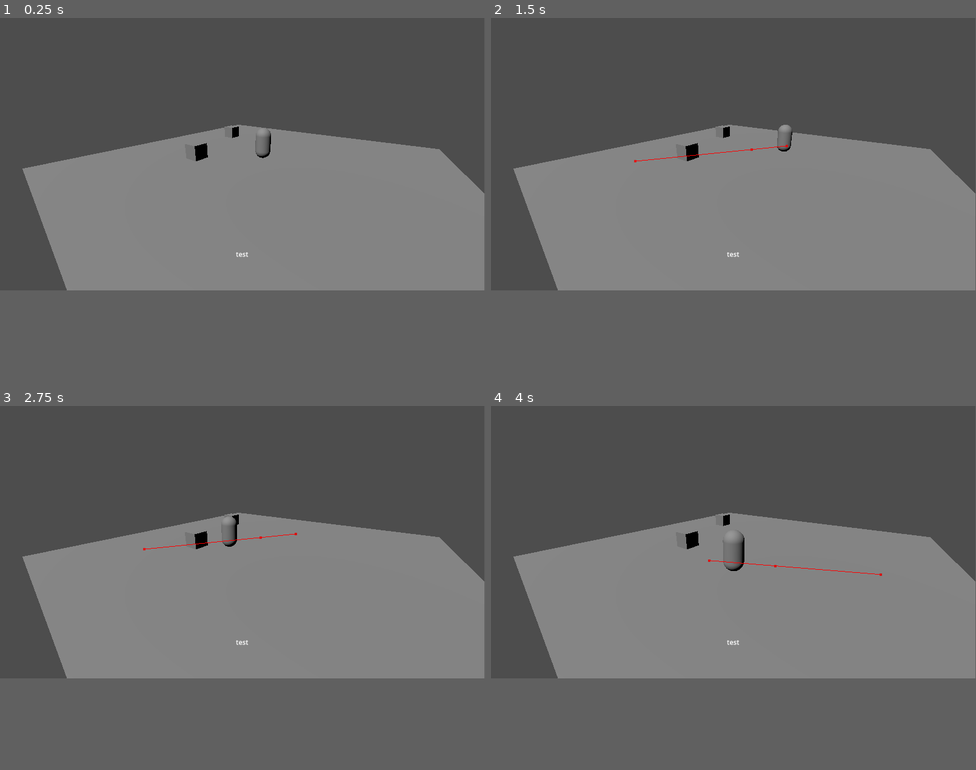
Above: before the commit, frames 1-4 (two rows, left to right).
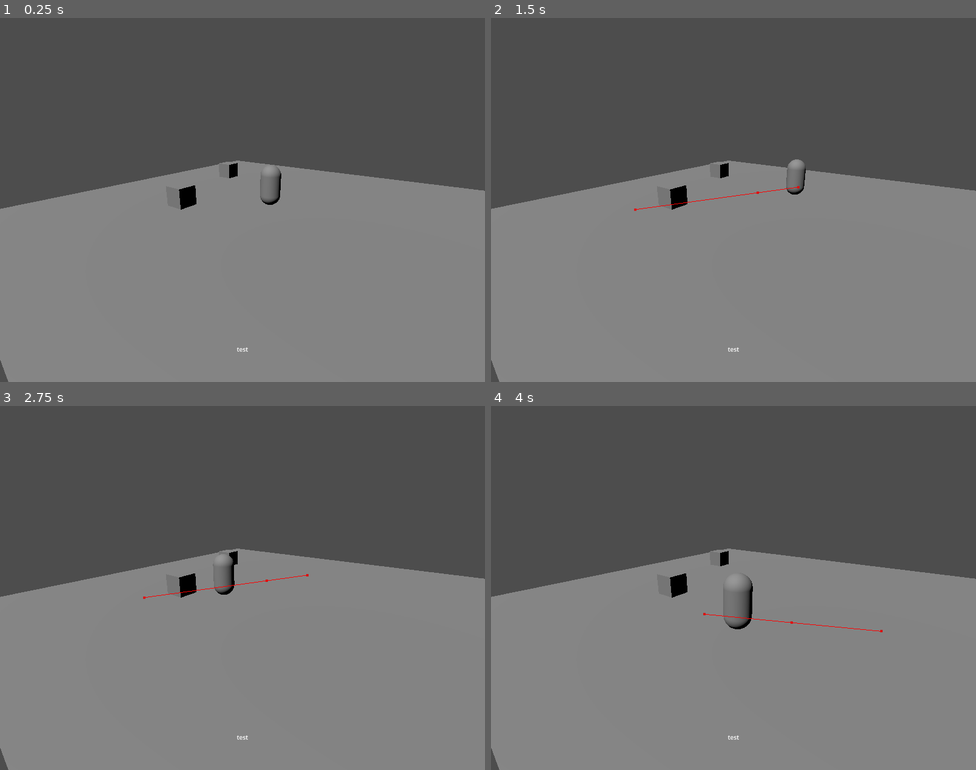
Above: after the commit, the same moments.

Repository: dedekm/ld57
Game: Godot game, scene res://src/main.tscn
Two runs of this game, one before a commit and one after it. Both use one fixed random seed, a clock stepped at 60 frames per second and the inputs below.
Inputs (mouse positions are in pixels of both pictures, inside the frame that each line leads up to):
- Up to frame 1 (0.25 s): no input
- Up to frame 2 (1.5 s): tap Enter at 0.5 s; move the mouse to (840, 141) at 0.52 s; click (840, 141) at 0.67 s; move the mouse to (636, 167) at 1.27 s; click (636, 167) at 1.42 s
- Up to frame 3 (2.75 s): move the mouse to (291, 482) at 2.02 s; click (291, 482) at 2.17 s
- Up to frame 4 (4 s): move the mouse to (709, 595) at 2.77 s; click (709, 595) at 2.92 s; move the mouse to (879, 584) at 3.52 s; click (879, 584) at 3.67 s
In our replay, the window is 799x449 before the commit and 800x600 after it. These sizes can differ from the game's own. Grey fills any space a smaller window leaves; there, only what the larger window draws over its background counts as a difference.

The runs differ from the first frame. In frame 1, 12% of the frame differs, in the area x 0-100%, y 0-100%; in frame 2, 12%; in frame 3, 12%; in frame 4, 12%.

Commit message:
change window resolution

Diff:
--- a/project.godot
+++ b/project.godot
@@ -15,6 +15,11 @@
 config/features=PackedStringArray("4.4", "Forward Plus")
 config/icon="res://icon.svg"
 
+[display]
+
+window/size/viewport_width=1280
+window/size/viewport_height=960
+
 [input]
 
 mouse_left={
